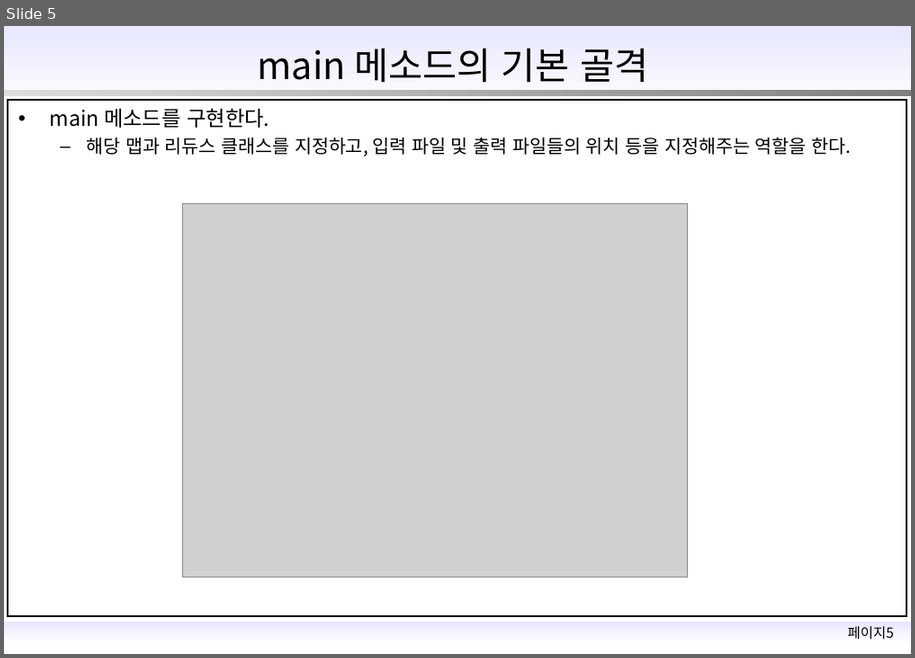
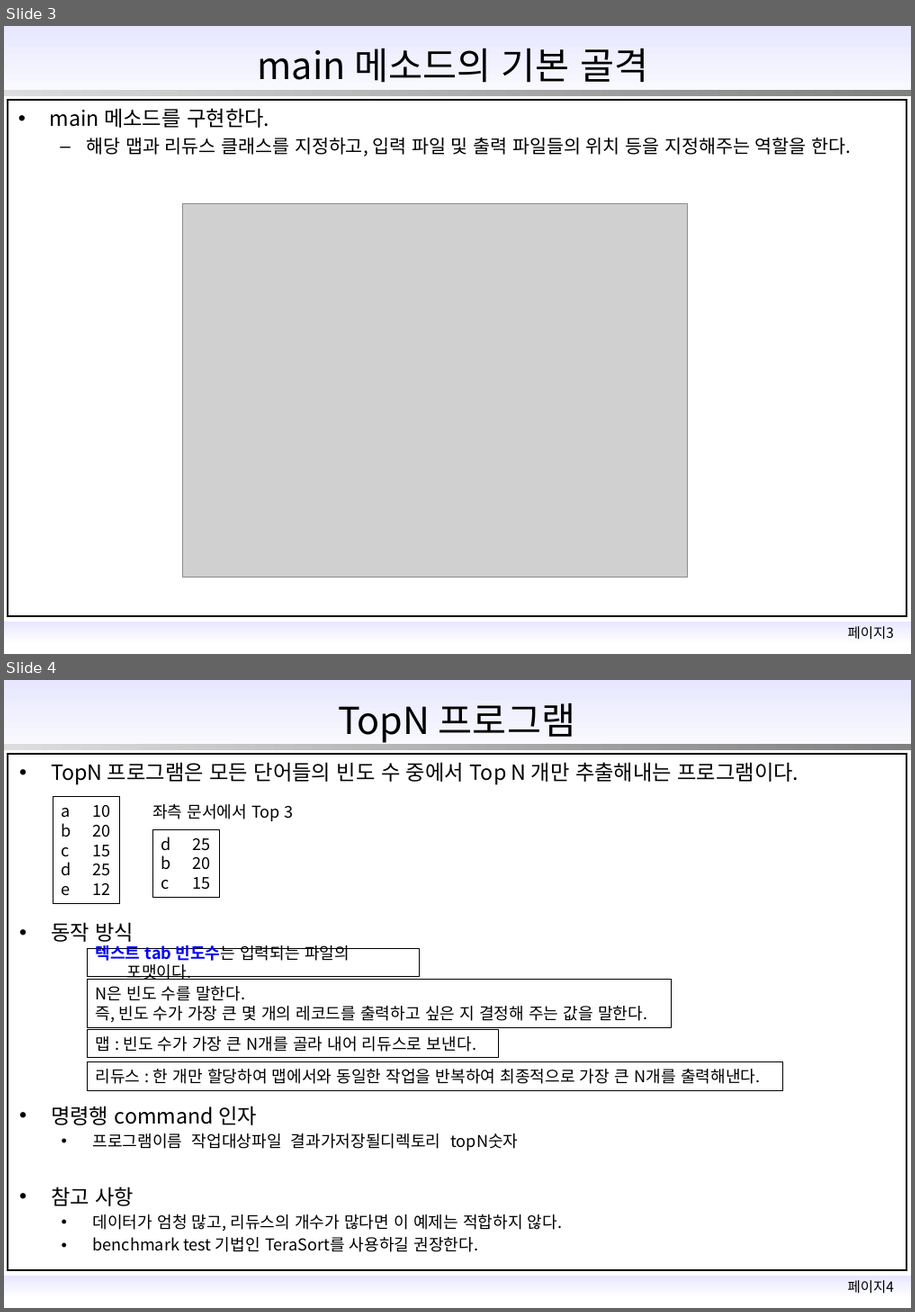
Before and after one commit to vt0311/acorn_hadoop, a slide deck: 맵리듀스.pptx. Shown one above the other, each under a label of ours: slide 5 before the commit, slides 3 and 4 after it. The pictures are 915x658 and 915x1312 pixels, drawn with LibreOffice and Linux fonts; fonts in the diff are those of the drawing; grey boxes stand for pictures; background and template pictures are left out. Boxes give left, top, right and bottom in pixels: in the first picture for what was removed or moved away, otherwise in the second. Text is boxed around its words. In the diff, an @@ line names an element or a change of style, - is before the commit and + after.

```diff
--- a/맵리듀스.pptx
+++ b/맵리듀스.pptx
@@ slide 4 added at [4, 680, 911, 1308], background #FFFFFF; not listed: 5 template elements that a slide beside it also shows @@
@@ title added at [338, 703, 576, 743], 32 pt, text #000000 @@
+TopN 프로그램
@@ text added at [51, 762, 800, 785], 18 pt, text #000000 @@
+• TopN 프로그램은 모든 단어들의 빈도 수 중에서 Top N 개만 추출해내는 프로그램이다.
@@ rectangle added at [53, 796, 119, 904], outline #000000 0.25 pt, 14 pt, text #000000 @@
+a 10
+b 20
+c 15
+d 25
+e 12
@@ text added at [152, 804, 293, 821], 14 pt, text #000000 @@
+좌측 문서에서 Top 3
@@ rectangle added at [153, 829, 220, 897], outline #000000 0.25 pt, 14 pt, text #000000 @@
+d 25
+b 20
+c 15
@@ text added at [51, 922, 134, 946], 18 pt, text #000000 @@
+• 동작 방식
@@ rectangle added at [87, 948, 420, 976], outline #000000 0.25 pt, 14 pt, text #000000 @@
+텍스트 tab 빈도수는 입력되는 파일의 포맷이다.
@@ rectangle added at [87, 979, 672, 1026], outline #000000 0.25 pt, 14 pt, text #000000 @@
+N은 빈도 수를 말한다.
+즉, 빈도 수가 가장 큰 몇 개의 레코드를 출력하고 싶은 지 결정해 주는 값을 말한다.
@@ rectangle added at [87, 1029, 498, 1058], outline #000000 0.25 pt, 14 pt, text #000000 @@
+맵 : 빈도 수가 가장 큰 N개를 골라 내어 리듀스로 보낸다.
@@ rectangle added at [87, 1062, 782, 1090], outline #000000 0.25 pt, 14 pt, text #000000 @@
+리듀스 : 한 개만 할당하여 맵에서와 동일한 작업을 반복하여 최종적으로 가장 큰 N개를 출력해낸다.
@@ text added at [51, 1106, 518, 1151], 14 pt, text #000000 @@
+• 명령행 command 인자
+  • 프로그램이름 작업대상파일 결과가저장될디렉토리 topN숫자
@@ text added at [51, 1187, 563, 1252], 14 pt, text #000000 @@
+• 참고 사항
+  • 데이터가 엄청 많고, 리듀스의 개수가 많다면 이 예제는 적합하지 않다.
+  • benchmark test 기법인 TeraSort를 사용하길 권장한다.
@@ what was slide 5 is now slide 3 @@
@@ text at [848, 626, 894, 640]: text changed @@
-페이지5
+페이지3
```
Also in this commit, not shown: 2 slides changed, 7 other slides added, 1 other file.
